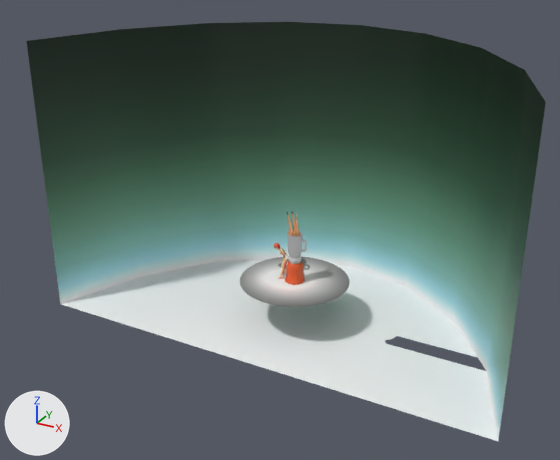
Two versions of the FBX model Data/DemoTest/mix/mix3/mix3.fbx, one commit apart.
The view is the same before and after, from a 50 mm lens placed at (12.3, -23.5, 13.7), pointed at (-0.6, 0.0, 2.0). Every picture has the same lights, and +X, +Y and +Z are marked at lower left. Where no turn or scale is listed for an object, it has been applied to the vertices. Vertices at the same position are counted once.

Names of what the first picture shows: 'BlondeNaked', 'BrunetteNaked', 'alphaG', 'back'.
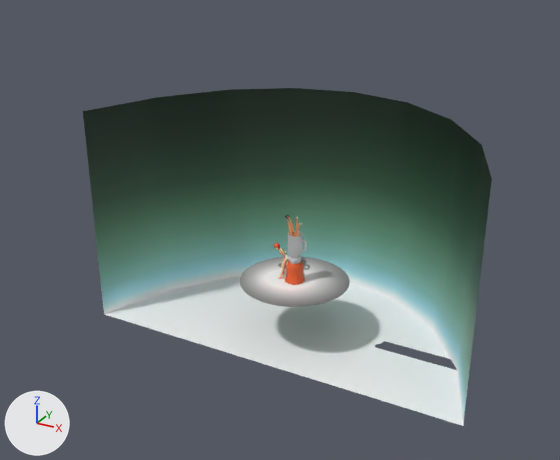
Where the change shows, as pixel boxes (x1, y1, x2, y2) in the pictures (560 x 460 px):
```json
{"object": "back", "change": "mesh rescaled, moved", "before": [26, 22, 546, 441], "after": [83, 88, 492, 426], "on screen": "21% narrower, 19% shorter"}
{"object": "polySurface1", "change": "added", "after": [285, 215, 302, 237]}
{"object": "BlondeNaked", "change": "deleted", "before": [290, 214, 300, 237]}
{"object": "BrunetteNaked", "change": "deleted", "before": [287, 212, 295, 236]}
```

Scene script edits in JSON lines:
```json
{"block": "me_back", "where": "me_back.from_pydata(...)  # 229 vertices, 204 faces; spans x -8.9..8.9, y -0.9..8.0, z -5.3..5.3"}
{"block": "me_back", "where": "# used by ob_back; location = (0.0, -2.62, 3.55)"}
{"block": "me_back", "change": "me_back part 1: the whole mesh is scaled about the mesh origin by (0.849, 0.849, 0.811)"}
{"op": "add", "block": "me_polysurface1", "code": ["me_polysurface1 = bpy.data.meshes.new('polySurface1')", "me_polysurface1.from_pydata(...)  # 2469 vertices, 2827 faces; spans x -0.5..0.45, y -0.3..0.24, z -0.79..0.79", "# faces by material slot: [1390, 1437]", "me_polysurface1.materials.append(mat_b2_texture)  # picture img_brunettenaked_d_tga", "me_polysurface1.materials.append(mat_b1_texture)  # picture img_blondenaked_d_tga"]}
{"op": "remove", "block": "ob_brunettenaked", "code": ["ob_brunettenaked = bpy.data.objects.new('BrunetteNaked', me_brunettenaked)", "ob_brunettenaked.location = (-0.06, 0.05, 2.77)"]}
{"op": "remove", "block": "ob_blondenaked", "code": ["ob_blondenaked = bpy.data.objects.new('BlondeNaked', me_blondenaked)", "ob_blondenaked.location = (0.03, -0.04, 2.77)"]}
{"op": "set", "path": "ob_back.location", "old": "(0.0, -2.62, 3.55)", "new": "(0.0, -1.74, 1.95)"}
{"op": "add", "block": "ob_polysurface1", "code": ["ob_polysurface1 = bpy.data.objects.new('polySurface1', me_polysurface1)", "ob_polysurface1.location = (0.0, 0.0, 1.87)"]}
```
